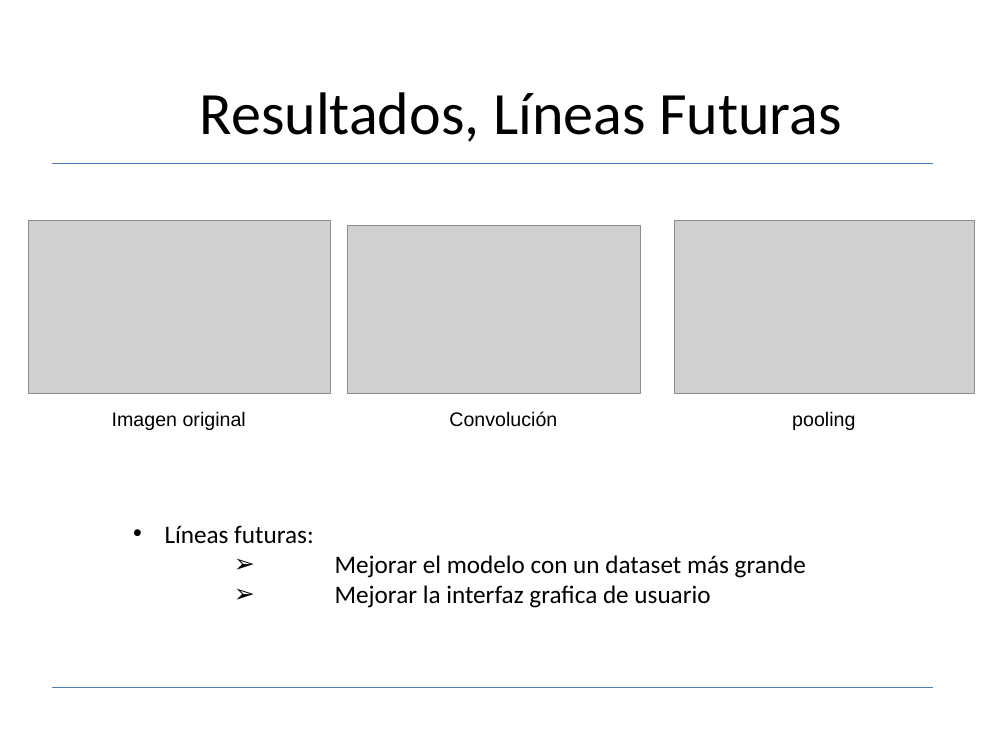
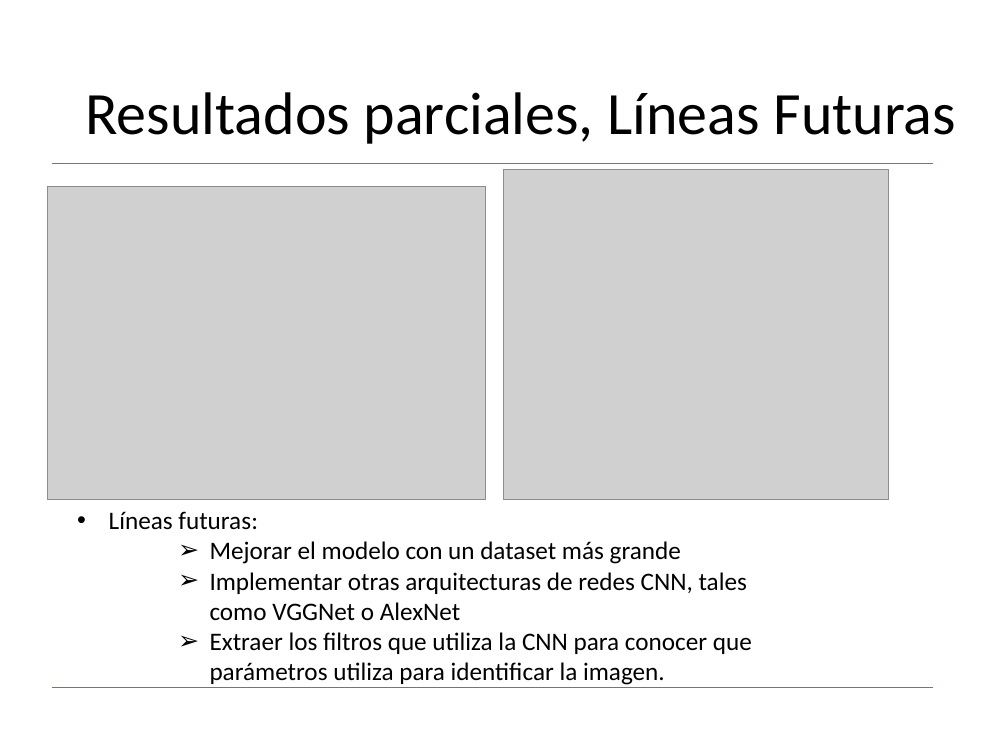
Before and after one commit to davito19/Procesamiento_Digital_De_Imagenes_I, a slide deck: slide 3 of Proyecto_detección_leucemia/presentacion/presentacion_tercero_final.pptx (slide 10 before the commit). Drawn at 1008x756 pixels with LibreOffice and Linux fonts; fonts in the diff are those of the drawing; grey boxes stand for pictures. Boxes give left, top, right and bottom in pixels: in the first picture for what was removed or moved away, otherwise in the second. Text is boxed around its words. In the diff, an @@ line names an element or a change of style, - is before the commit and + after.

```diff
--- a/Proyecto_detección_leucemia/presentacion/presentacion_tercero_final.pptx
+++ b/Proyecto_detección_leucemia/presentacion/presentacion_tercero_final.pptx
@@ text at (x1=85, y1=92, x2=955, y2=144): text changed @@
-Resultados, Líneas Futuras
+Resultados parciales, Líneas Futuras
@@ picture added at (x1=504, y1=170, x2=888, y2=500) @@
@@ picture added at (x1=47, y1=186, x2=486, y2=499) @@
@@ picture removed at (x1=28, y1=221, x2=330, y2=393) @@
@@ picture removed at (x1=348, y1=226, x2=640, y2=393) @@
@@ picture removed at (x1=674, y1=221, x2=975, y2=393) @@
@@ text removed at (x1=112, y1=411, x2=246, y2=430) @@
-Imagen original
@@ text removed at (x1=449, y1=411, x2=557, y2=427) @@
-Convolución
@@ text removed at (x1=792, y1=411, x2=855, y2=430) @@
-pooling
@@ text "Líneas futuras:" moved from (x1=165, y1=525, x2=806, y2=608) to (x1=109, y1=511, x2=752, y2=685) @@
@@ text at (x1=210, y1=572, x2=752, y2=685): text changed @@
-    ➢ Mejorar la interfaz grafica de usuario
+    ➢ Implementar otras arquitecturas de redes CNN, tales como VGGNet o AlexNet
+    ➢ Extraer los filtros que utiliza la CNN para conocer que parámetros utiliza para identificar la imagen.
```
Also in this commit, not shown: 2 other slides changed, 3 slides added, 7 slides removed, 3 other files.
